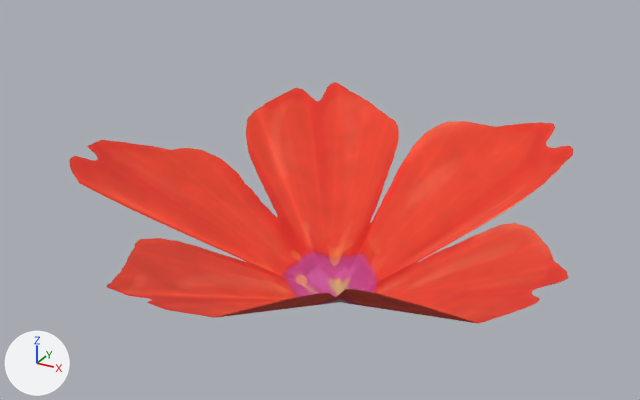
A saved change to the glTF model web/public/models/nature/Petal_3.gltf.
The view is the same before and after, from a 50 mm camera at (0.436, -0.843, 0.553) aimed at (-0.012, -0.028, 0.145). Arrows for +X, +Y and +Z are at lower left; the lights stay in place. The first picture is the older version.

The first picture shows 'Petal_3'.
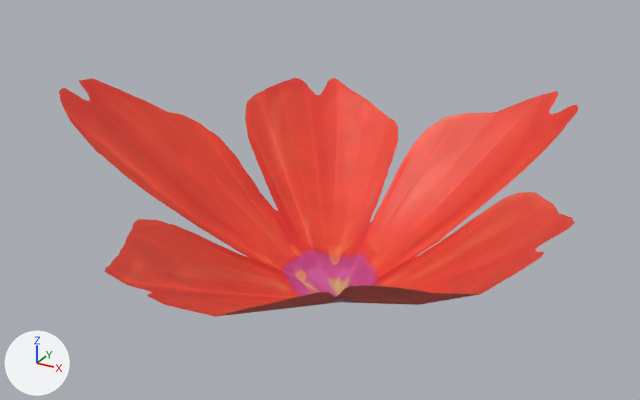
What differs and where, as boxes [x1, y1, x2, y2] in the pictures (640 x 400 px):
'Petal_3', surface changed, reshaped, moved, rescaled
    before: [69, 82, 573, 324]
    after: [59, 78, 578, 316]

The change, as a diff of the scene's bpy script:
```diff
--- a/web/public/models/nature/Petal_3.gltf.py
+++ b/web/public/models/nature/Petal_3.gltf.py
@@ img_flowers_n @@
+img_flowers_n = load_image('Flowers_n', 'Flowers_n.webp', 2048, 1992, 'Non-Color')
@@ mat_flowers @@
 n0 = _N.new('ShaderNodeBsdfPrincipled'); n0.name = 'Principled BSDF'
-n0.inputs[2].default_value = 1.0  # 'Roughness'
 n1 = _N.new('ShaderNodeOutputMaterial'); n1.name = 'Material Output'
@@ mat_flowers @@
 n3 = _N.new('ShaderNodeMath'); n3.name = 'Math.001'
 n3.operation = 'LESS_THAN'
-n3.inputs[1].default_value = 0.2  # 'Value'
+n3.inputs[1].default_value = 0.4  # 'Value'
 n4 = _N.new('ShaderNodeTexImage'); n4.name = 'Image Texture'
 n4.image = img_flowers
+n5 = _N.new('ShaderNodeNormalMap'); n5.name = 'Normal Map'
+n5.uv_map = 'UVMap'
+n6 = _N.new('ShaderNodeTexImage'); n6.name = 'Image Texture.001'
+n6.image = img_flowers_n
 _L.new(n0.outputs[0], n1.inputs[0])  # 'BSDF' to 'Surface'
@@ mat_flowers @@
 _L.new(n4.outputs[1], n3.inputs[0])  # 'Alpha' to 'Value'
+_L.new(n5.outputs[0], n0.inputs[5])  # 'Normal' to 'Normal'
+_L.new(n6.outputs[0], n5.inputs[1])  # 'Color' to 'Color'
@@ me_cylinder_011 @@
 # used by ob_petal_3; location = (0.0, 0.0, 0.0)
-me_cylinder_011.from_pydata(...)  # 16 vertices, 15 faces; spans x -0.315..0.304, y -0.333..0.273, z 0.0..0.189
+me_cylinder_011.from_pydata(...)  # 46 vertices, 60 faces; spans x -1.0..1.0, y -0.978..0.978, z -0.431..0.431
+# me_cylinder_011 part 1: the whole mesh is rebuilt
 me_cylinder_011.materials.append(mat_flowers)
@@ ob_petal_3 @@
 ob_petal_3 = bpy.data.objects.new('Petal_3', me_cylinder_011)
-ob_petal_3.location = (0.0, 0.0, 0.0)
+ob_petal_3.location = (-0.0049, -0.0301, 0.1335)
+ob_petal_3.scale = (0.31, 0.31, 0.31)
```
